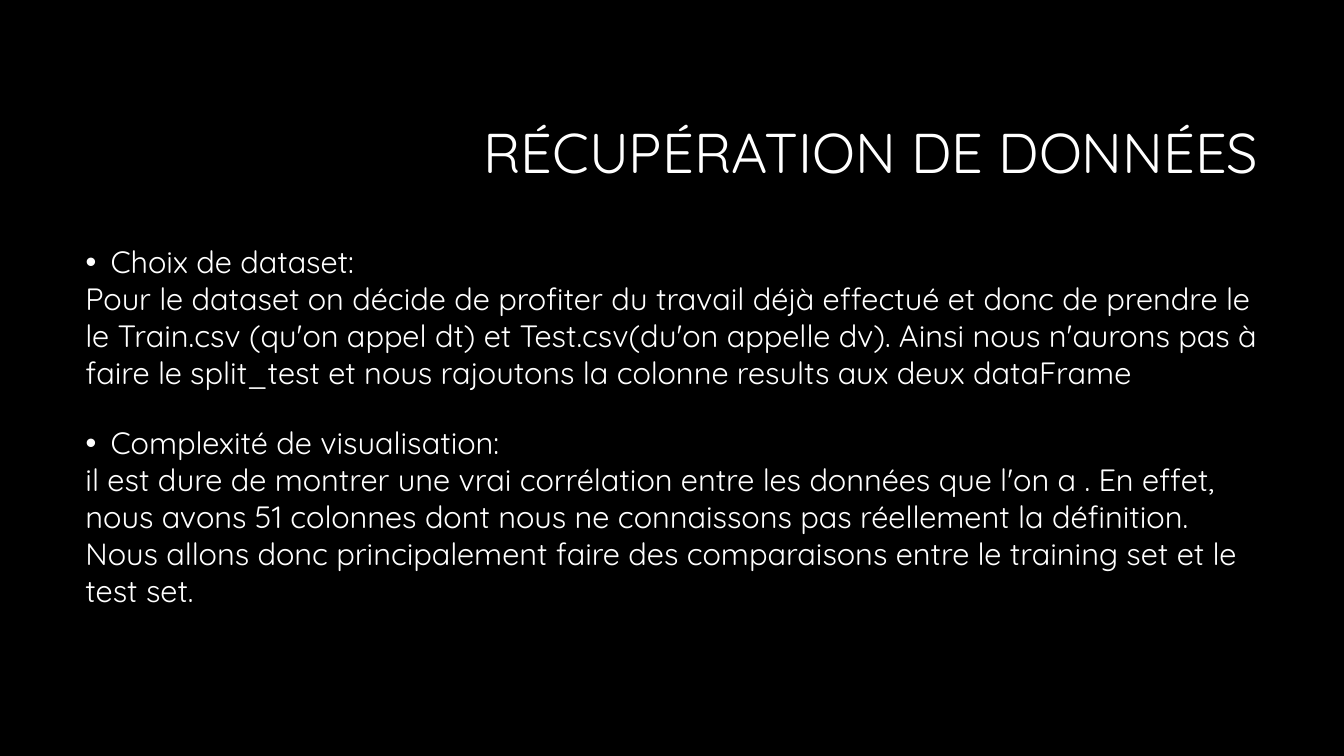
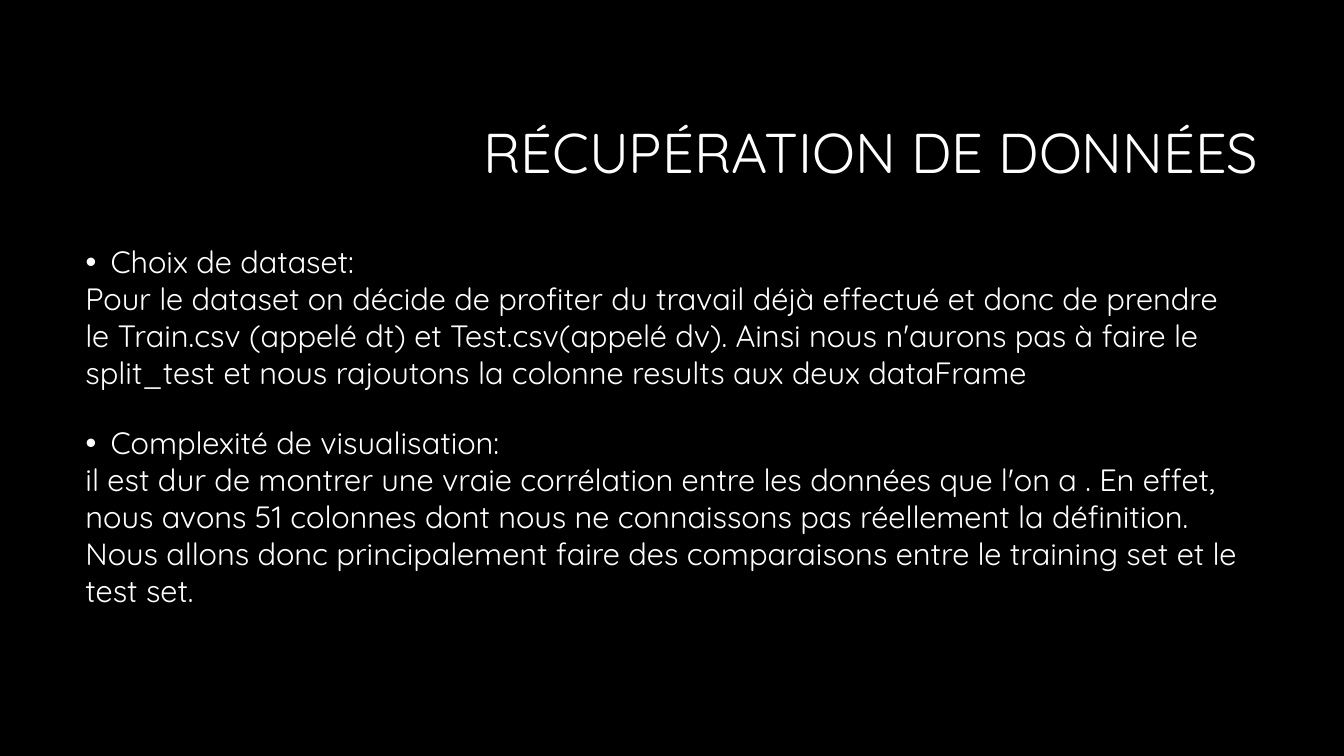
Before and after one commit to Sh0ri/Python_For_Datascience_Homework, a slide deck: slide 6 of Python.pptx. Drawn at 1344x756 pixels with LibreOffice and Linux fonts; fonts in the diff are those of the drawing; background and template pictures are left out. Boxes give left, top, right and bottom in pixels: in the first picture for what was removed or moved away, otherwise in the second. Text is boxed around its words. In the diff, an @@ line names an element or a change of style, - is before the commit and + after.

```diff
--- a/Python.pptx
+++ b/Python.pptx
@@ text at [85,287,1217,390]: text changed @@
-Pour le dataset on décide de profiter du travail déjà effectué et donc de prendre le le Train.csv (qu'on appel dt) et Test.csv(du'on appelle dv). Ainsi nous n'aurons pas à faire le split_test et nous rajoutons la colonne results aux deux dataFrame
+Pour le dataset on décide de profiter du travail déjà effectué et donc de prendre le Train.csv (appelé dt) et Test.csv(appelé dv). Ainsi nous n'aurons pas à faire le split_test et nous rajoutons la colonne results aux deux dataFrame
@@ text at [85,468,1237,603]: text changed @@
-il est dure de montrer une vrai corrélation entre les données que l'on a . En effet, nous avons 51 colonnes dont nous ne connaissons pas réellement la définition. Nous allons donc principalement faire des comparaisons entre le training set et le test set.
+il est dur de montrer une vraie corrélation entre les données que l'on a . En effet, nous avons 51 colonnes dont nous ne connaissons pas réellement la définition. Nous allons donc principalement faire des comparaisons entre le training set et le test set.
```
Also in this commit, not shown: 2 other slides changed.
